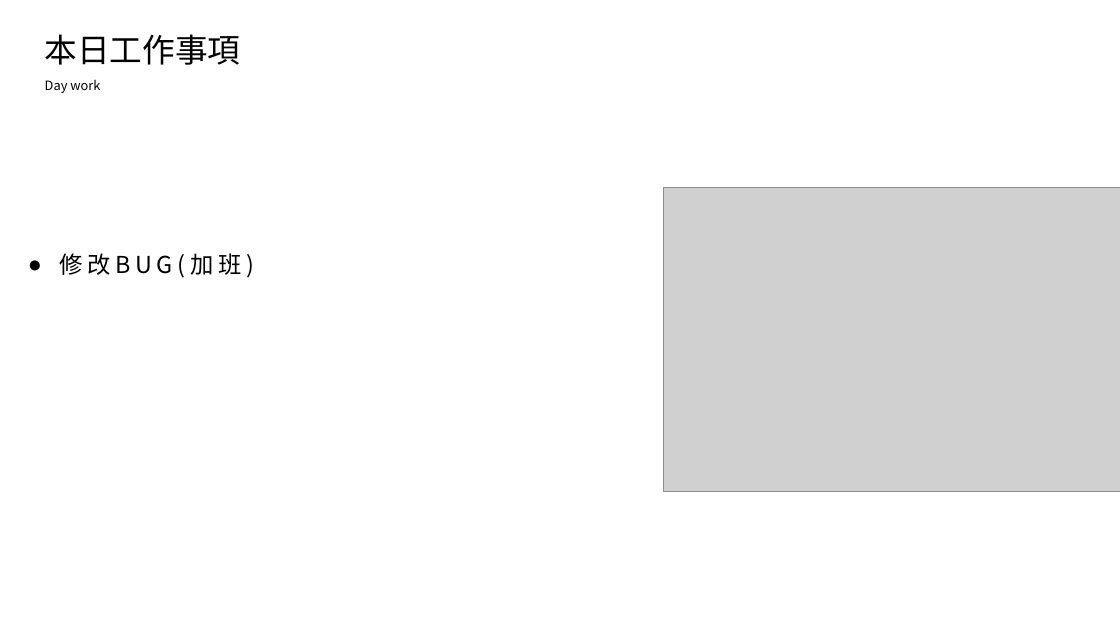
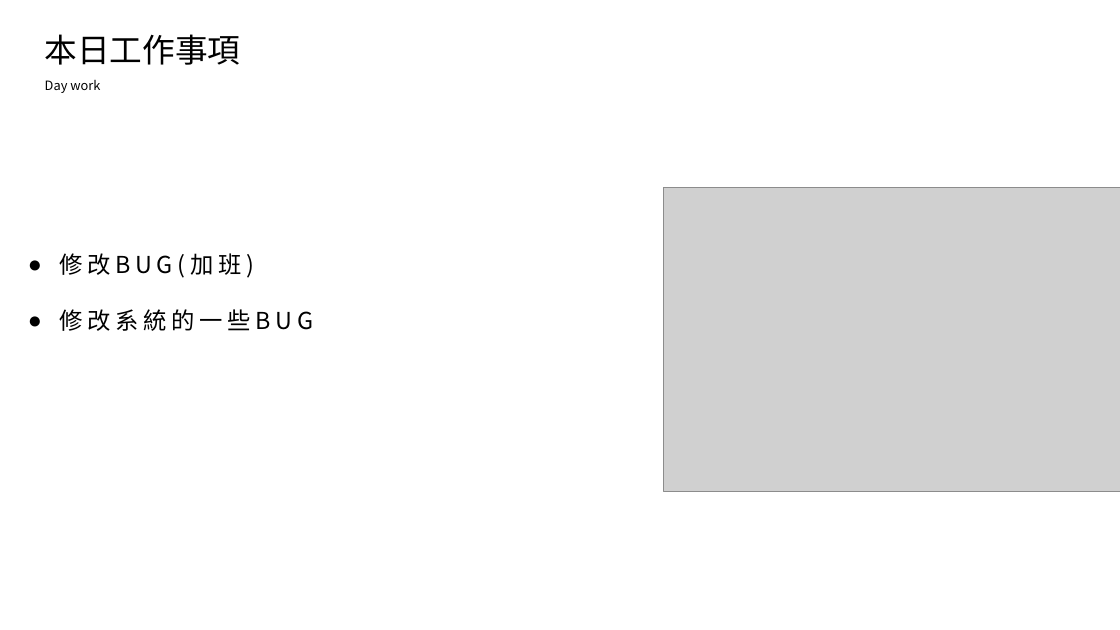
Before and after one commit to king637324/KnowledgeGreenhouseSystem, a slide deck: slide 2 of 工作日報_葉柏漢/2021.09/2021.09.14(加班)~2021.09.15工作日報_葉柏漢.pptx. Drawn at 1120x630 pixels with LibreOffice and Linux fonts; fonts in the diff are those of the drawing; grey boxes stand for pictures. Boxes give left, top, right and bottom in pixels: in the first picture for what was removed or moved away, otherwise in the second. Text is boxed around its words. In the diff, an @@ line names an element or a change of style, - is before the commit and + after.

```diff
--- a/工作日報_葉柏漢/2021.09/2021.09.14(加班)~2021.09.15工作日報_葉柏漢.pptx
+++ b/工作日報_葉柏漢/2021.09/2021.09.14(加班)~2021.09.15工作日報_葉柏漢.pptx
@@ text at (59,309,313,331): paragraph added @@
+● 修改系統的一些BUG
```
Also in this commit, not shown: 2 other slides changed, 2 slides added, 2 other files.
